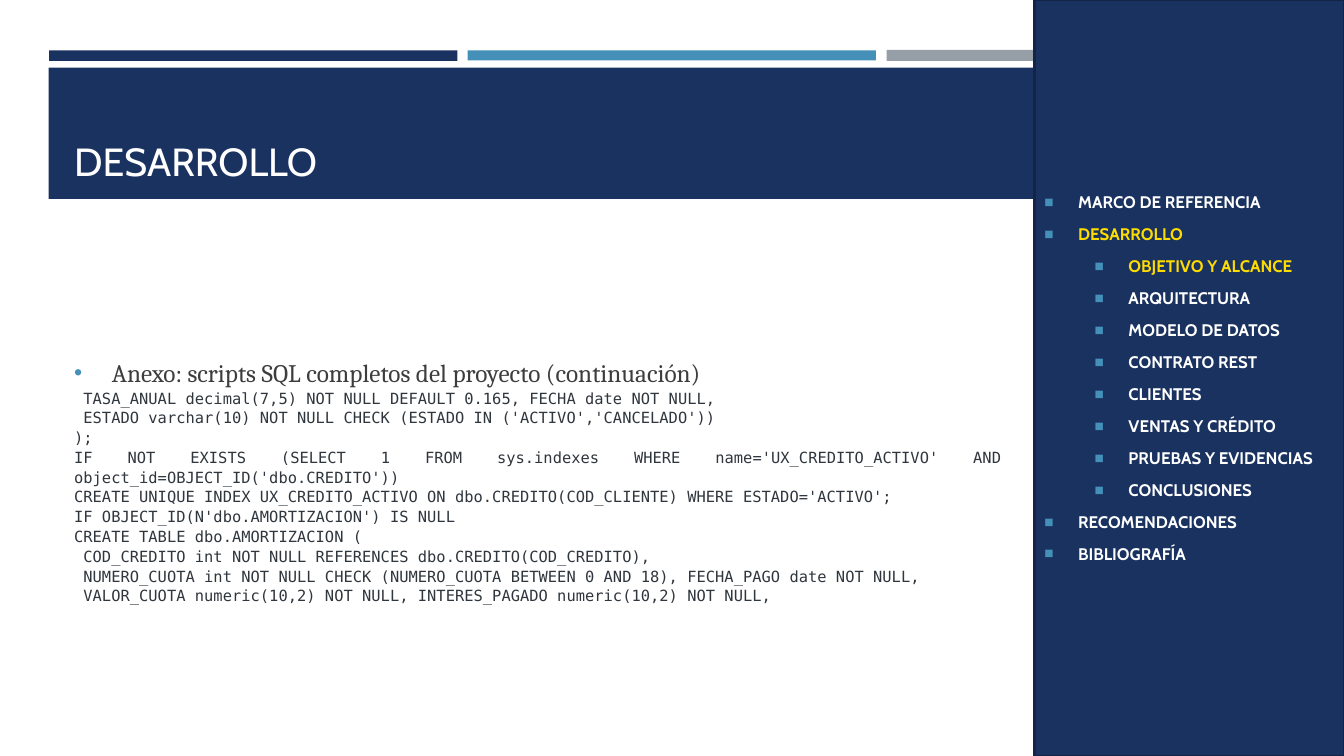
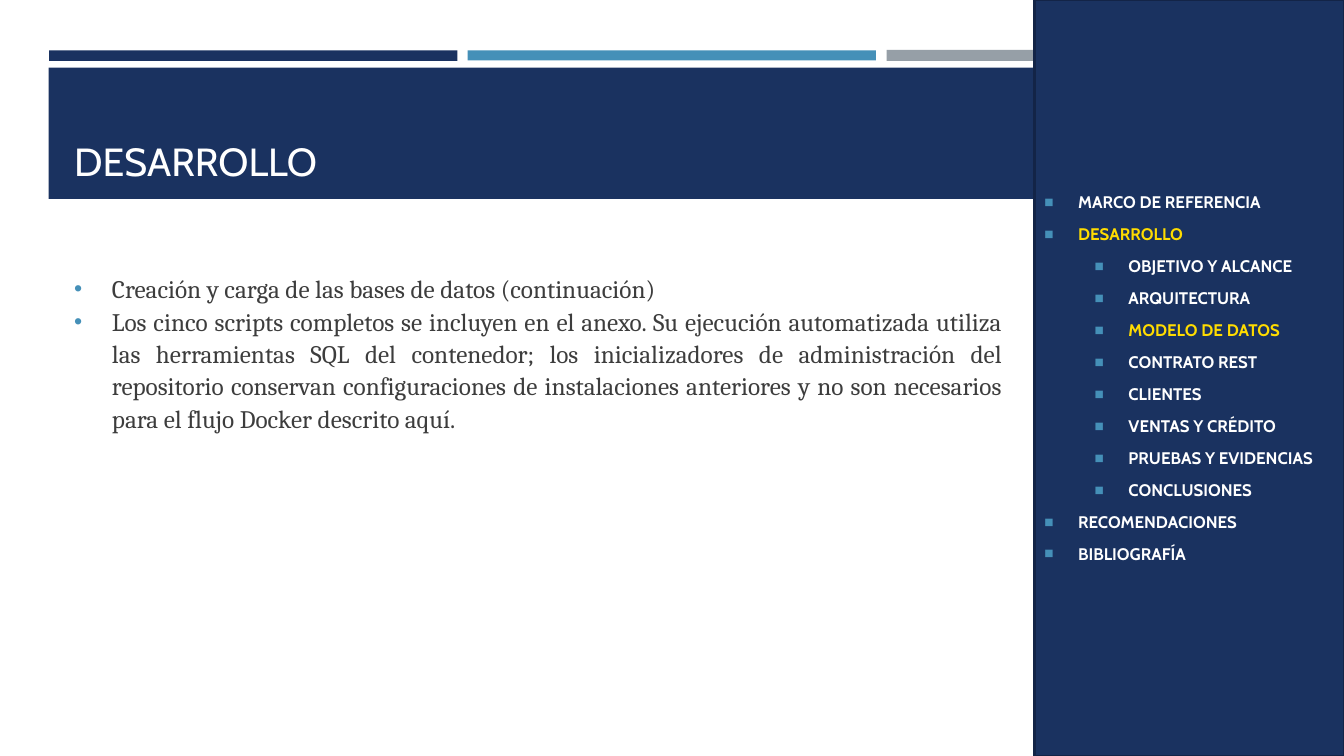
Before and after one commit to gamurigm/examen-arq-1, a slide deck: slide 38 of 05. DOCUMENTACION/02. PRESENTACION/PRESENTACION_CELULAR_BDDLOCAL_RESTFUL_DOTNET_GR09.pptx. Drawn at 1344x756 pixels with LibreOffice and Linux fonts; fonts in the diff are those of the drawing. Boxes give left, top, right and bottom in pixels: in the first picture for what was removed or moved away, otherwise in the second. Text is boxed around its words. In the diff, an @@ line names an element or a change of style, - is before the commit and + after.

```diff
--- a/05. DOCUMENTACION/02. PRESENTACION/PRESENTACION_CELULAR_BDDLOCAL_RESTFUL_DOTNET_GR09.pptx
+++ b/05. DOCUMENTACION/02. PRESENTACION/PRESENTACION_CELULAR_BDDLOCAL_RESTFUL_DOTNET_GR09.pptx
@@ text "Creación y carga de las ..." at (x1=112, y1=280, x2=1002, y2=434): vertical alignment middle to top @@
@@ text in rectangle at (x1=1128, y1=260, x2=1292, y2=337): text colour #FFDC00 to #FFFFFF in "OBJETIVO Y ALCANCE"; text colour #FFFFFF to #FFDC00 in "MODELO DE DATOS" @@
@@ text at (x1=112, y1=280, x2=1002, y2=434): text changed; size 11 to 18 pt; font DejaVu Sans Mono to Cambria; text colour #30363D to #3D3D3D @@
-• Anexo: scripts SQL completos del proyecto (continuación)
-TASA_ANUAL decimal(7,5) NOT NULL DEFAULT 0.165, FECHA date NOT NULL,
-ESTADO varchar(10) NOT NULL CHECK (ESTADO IN ('ACTIVO','CANCELADO'))
-);
-IF NOT EXISTS (SELECT 1 FROM sys.indexes WHERE name='UX_CREDITO_ACTIVO' AND object_id=OBJECT_ID('dbo.CREDITO'))
-CREATE UNIQUE INDEX UX_CREDITO_ACTIVO ON dbo.CREDITO(COD_CLIENTE) WHERE ESTADO='ACTIVO';
-IF OBJECT_ID(N'dbo.AMORTIZACION') IS NULL
-CREATE TABLE dbo.AMORTIZACION (
-COD_CREDITO int NOT NULL REFERENCES dbo.CREDITO(COD_CREDITO),
-NUMERO_CUOTA int NOT NULL CHECK (NUMERO_CUOTA BETWEEN 0 AND 18), FECHA_PAGO date NOT NULL,
-VALOR_CUOTA numeric(10,2) NOT NULL, INTERES_PAGADO numeric(10,2) NOT NULL,
+• Creación y carga de las bases de datos (continuación)
+• Los cinco scripts completos se incluyen en el anexo. Su ejecución automatizada utiliza las herramientas SQL del contenedor; los inicializadores de administración del repositorio conservan configuraciones de instalaciones anteriores y no son necesarios para el flujo Docker descrito aquí.
```
Also in this commit, not shown: 91 other slides changed, 82 slides added, 1 slide removed, 4 other files.
